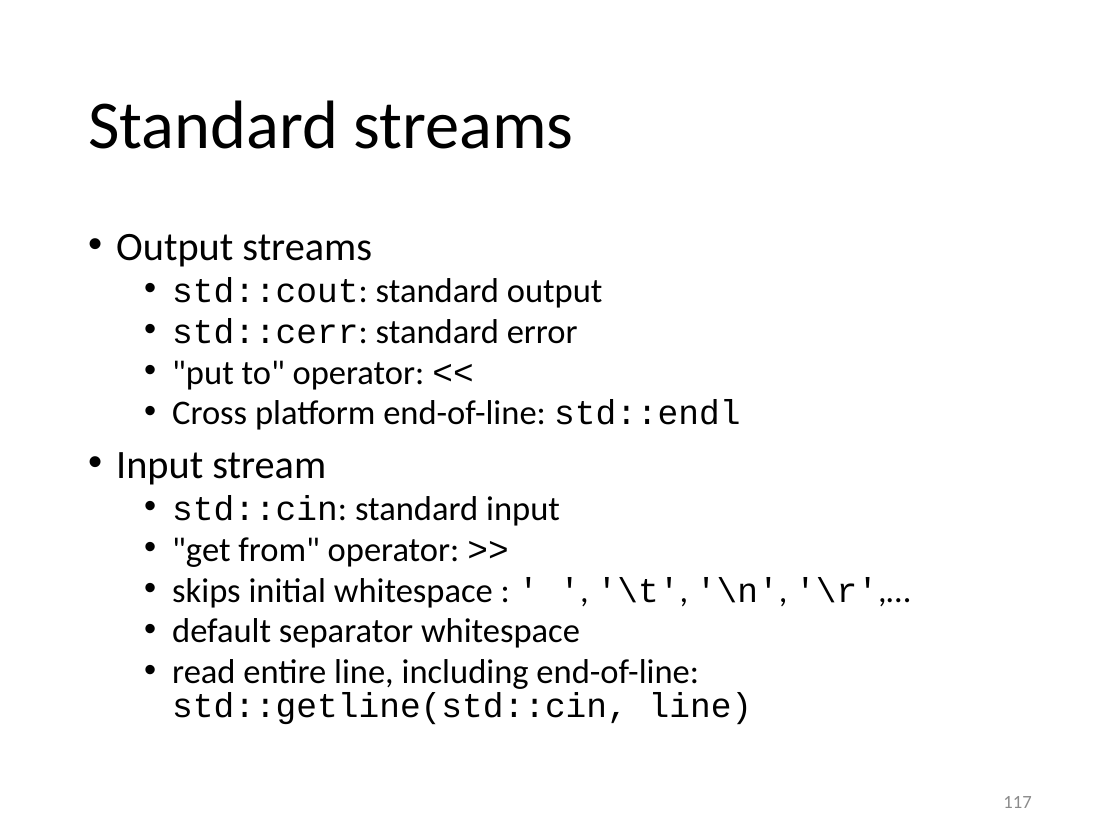
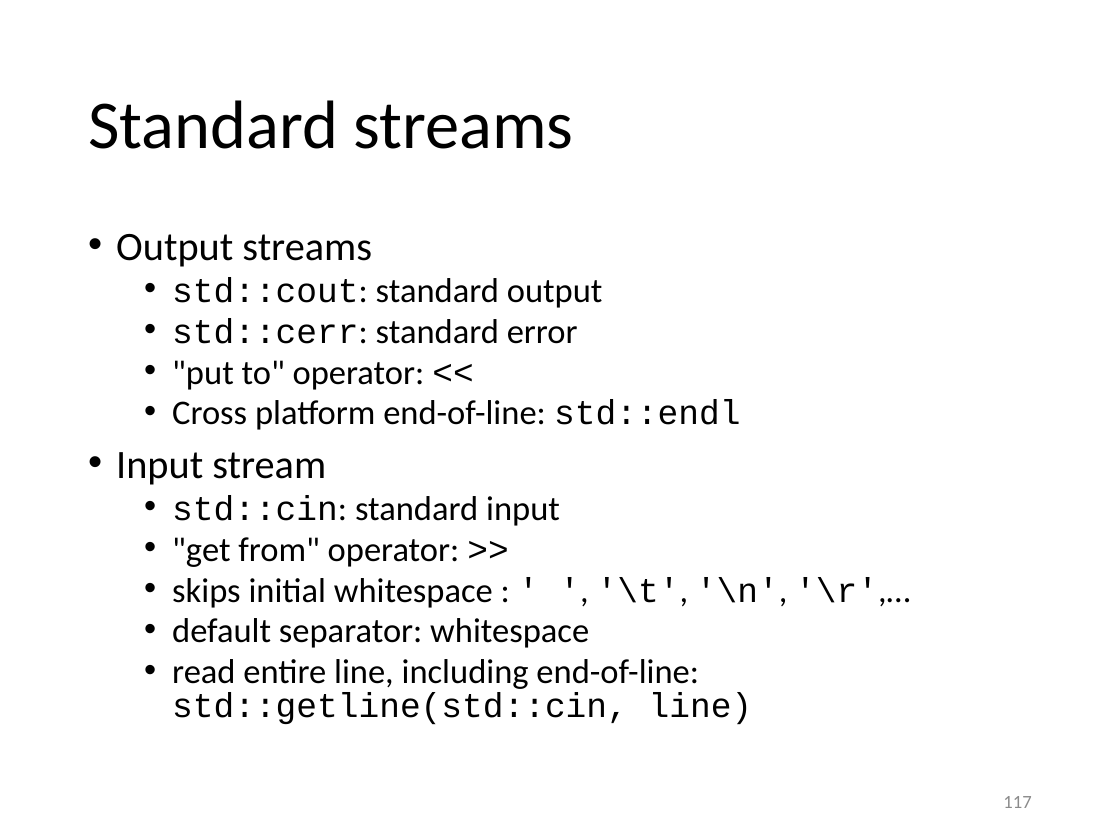
Before and after one commit to gjbex/training-material, a slide deck: slide 117 of CPlusPlus/scientific_cpp.pptx. Drawn at 1120x840 pixels with LibreOffice and Linux fonts; fonts in the diff are those of the drawing. Boxes give left, top, right and bottom in pixels: in the first picture for what was removed or moved away, otherwise in the second. Text is boxed around its words. In the diff, an @@ line names an element or a change of style, - is before the commit and + after.

Commit message:
Fix typos

```diff
--- a/CPlusPlus/scientific_cpp.pptx
+++ b/CPlusPlus/scientific_cpp.pptx
@@ text at [172, 618, 589, 648]: text changed @@
-  • default separator whitespace
+  • default separator: whitespace
```
Also in this commit, not shown: 3 other slides changed.
